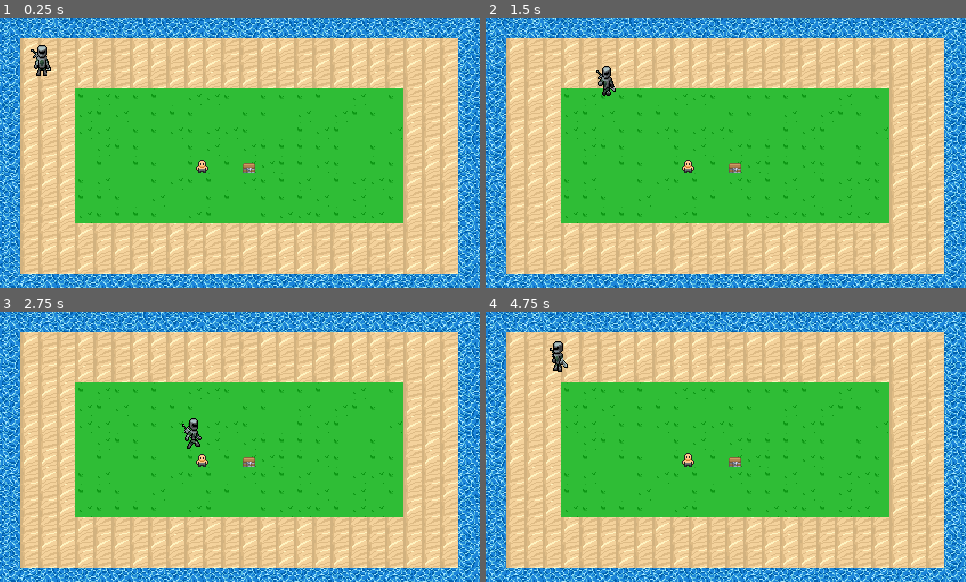
Above: before the commit, frames 1-4 (two rows, left to right).
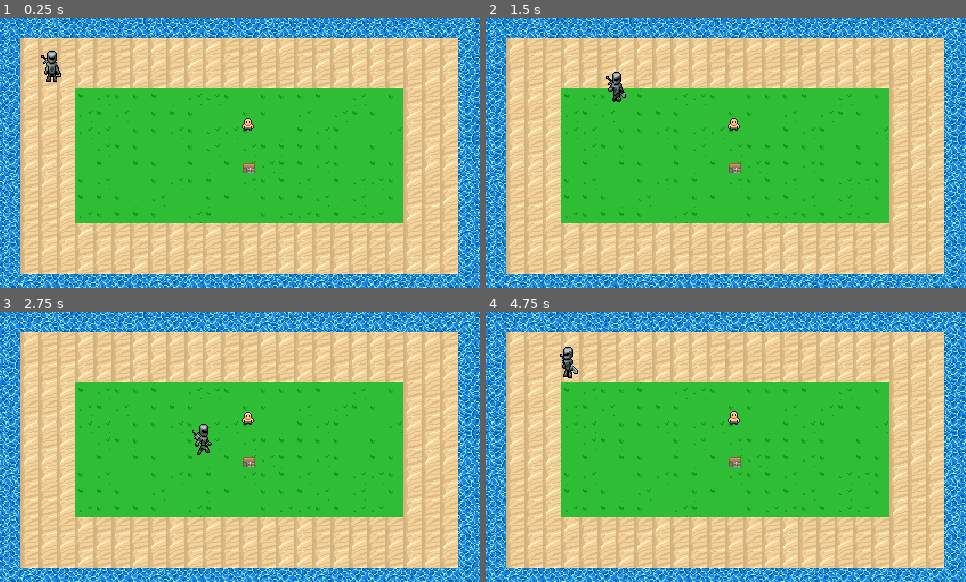
Above: after the commit, the same moments.

Repository: zombeez90/2DGame
Game: Godot game, scene res://maps/map.tscn
Same seed, same stepped clock (60 frames per second), same inputs: the game is played once before the commit and once after it.
Inputs:
- Up to frame 1 (0.25 s): no input
- Up to frame 2 (1.5 s): hold D (right) 0.53-1.28 s; tap Shift (shift) at 0.6, 1.35 s; hold S (down) from 1.28 s (still down)
- Up to frame 3 (2.75 s): release S (down) at 2.03 s; hold D (right) from 2.03 s (still down); tap Shift (shift) at 2.1 s
- Up to frame 4 (4.75 s): release D (right) at 2.78 s; hold W (up) 2.78-3.53 s; tap Shift (shift) at 2.85, 3.6, 4.35 s; hold A (left) from 3.53 s (still down)

The runs differ from the first frame. In frame 1, 0.7% of the frame differs, in the area x 6-53%, y 10-58%; in frame 2, 0.6%; in frame 3, 0.6%; in frame 4, 0.7%.

Commit message:
added player spwans for battles

Diff:
--- a/maps/battle.tscn
+++ /dev/null
@@ -1,14 +0,0 @@
-[gd_scene load_steps=4 format=3 uid="uid://epksgbnlefeu"]
-
-[ext_resource type="PackedScene" uid="uid://beyo6hy0vp0xk" path="res://maps/player.tscn" id="1_2vmrq"]
-[ext_resource type="PackedScene" uid="uid://bi6d0x7juyp36" path="res://maps/thing.tscn" id="2_fv7lx"]
-[ext_resource type="Script" path="res://scripts/thing2.gd" id="3_1efxy"]
-
-[node name="Battle" type="Node2D"]
-
-[node name="Player" parent="." instance=ExtResource("1_2vmrq")]
-position = Vector2(40, 32)
-
-[node name="mob1" parent="." instance=ExtResource("2_fv7lx")]
-position = Vector2(190, -5)
-script = ExtResource("3_1efxy")
--- a/maps/battle_manager.tscn
+++ b/maps/battle_manager.tscn
@@ -1,3 +1,10 @@
-[gd_scene format=3 uid="uid://5uf4474fh7db"]
+[gd_scene load_steps=4 format=3 uid="uid://epksgbnlefeu"]
 
-[node name="BattleManager" type="Node2D"]
+[ext_resource type="Script" path="res://scripts/battle_manager.gd" id="1_qsppg"]
+[ext_resource type="PackedScene" uid="uid://beyo6hy0vp0xk" path="res://maps/player.tscn" id="2_0ty6s"]
+[ext_resource type="PackedScene" uid="uid://bi6d0x7juyp36" path="res://maps/thing.tscn" id="3_mkp10"]
+
+[node name="battle_manager" type="Node2D"]
+script = ExtResource("1_qsppg")
+player_scene = ExtResource("2_0ty6s")
+enemy_scene = ExtResource("3_mkp10")
--- a/maps/map.tscn
+++ b/maps/map.tscn
@@ -1701,4 +1701,4 @@
 
 [node name="mob" parent="." instance=ExtResource("5_ubjse")]
 texture_filter = 1
-position = Vector2(45, 76)
+position = Vector2(248, 105)
--- a/maps/player.tscn
+++ b/maps/player.tscn
@@ -300,13 +300,13 @@
 
 [node name="Player" type="CharacterBody2D"]
 physics_interpolation_mode = 1
-position = Vector2(24, 17)
+position = Vector2(52, 52)
 scale = Vector2(0.997577, 0.994625)
 script = ExtResource("1_plkyp")
 
 [node name="AnimatedSprite2D" type="AnimatedSprite2D" parent="."]
 texture_filter = 1
-position = Vector2(18, 26)
+position = Vector2(-0.0534248, -3.14591)
 scale = Vector2(0.916667, 1)
 sprite_frames = SubResource("SpriteFrames_xx8pf")
 animation = &"idle"
@@ -316,5 +316,5 @@
 light_mask = 3
 visibility_layer = 3
 texture_filter = 1
-position = Vector2(18, 30)
+position = Vector2(-0.0534248, 0.854092)
 shape = SubResource("CapsuleShape2D_1rkb3")
--- a/maps/thing.tscn
+++ b/maps/thing.tscn
@@ -37,19 +37,19 @@
 height = 14.0
 
 [node name="Area2D" type="Area2D"]
-position = Vector2(272, 125)
+position = Vector2(343, 181)
 scale = Vector2(1.00502, 1)
 script = ExtResource("1_xufad")
 
 [node name="mob" type="AnimatedSprite2D" parent="."]
-position = Vector2(156, 71)
+position = Vector2(-1.52588e-05, 0)
 sprite_frames = SubResource("SpriteFrames_g7ptv")
 animation = &"idle_mob"
 autoplay = "idle_mob"
 frame_progress = 0.945297
 
 [node name="CollisionShape2D" type="CollisionShape2D" parent="."]
-position = Vector2(156, 72)
+position = Vector2(-1.52588e-05, 0)
 shape = SubResource("CapsuleShape2D_0tn6e")
 
 [connection signal="body_entered" from="." to="." method="_on_body_entered"]
--- a/scripts/BaseEnemy.gd
+++ b/scripts/BaseEnemy.gd
@@ -16,4 +16,4 @@
 	print("Enemy position saved: ", Global.last_enemy_position)
 
 	# Transition to the battle scene
-	get_tree().change_scene_to_file("res://maps/battle.tscn")
+	get_tree().change_scene_to_file("res://maps/battle_manager.tscn")
--- /dev/null
+++ b/scripts/Health.gd
@@ -0,0 +1,20 @@
+extends Node
+
+@export var max_health: int = 100
+var current_health: int
+
+func _ready():
+	current_health = max_health
+
+func take_damage(damage: int) -> void:
+	current_health -= damage
+	print("Current health: ", current_health)
+	if current_health <= 0:
+		die()
+
+func heal(amount: int) -> void:
+	current_health = min(current_health + amount, max_health)
+
+func die() -> void:
+	print("Entity has died.")
+	queue_free()
--- /dev/null
+++ b/scripts/battle_manager.gd
@@ -0,0 +1,115 @@
+extends Node2D
+
+@export var player_scene: PackedScene
+@export var enemy_scene: PackedScene
+const MARKER_SIZE = Vector2(25, 25)
+var player_spawn_points: Array = []
+var enemy_spawn_points: Array = []
+
+# Constants for grid configuration
+@export var  PLAYER_SPAWN_POINTS : Array = [
+	Vector2(125, 50),  # Front row, left side
+	Vector2(125, 125),  # Front row, left side
+	Vector2(125, 200),  # Front row, left side
+
+	Vector2(50, 50),  # Back row, left side
+	Vector2(50, 125),  # Back row, left side
+	Vector2(50, 200)   # Back row, left side
+]
+
+@export var ENEMY_SPAWN_POINTS : Array = [
+	Vector2(325, 50),   # Front row, right side
+	Vector2(325, 125),   # Front row, right side
+	Vector2(325, 200),  # Front row, right side
+
+	Vector2(400, 50),   # Back row, right side
+	Vector2(400, 125),   # Back row, right side
+	Vector2(400, 200)   # Back row, right side
+]
+
+func _ready():
+	print("Setting up battle...")
+	setup_battle()
+	print("Battle setup complete")
+
+func setup_battle() -> void:
+	print("Creating spawns...")
+	create_spawns()
+
+	# visualize_spawn_markers() for debugging
+	visualize_spawn_markers()
+
+	print("Spawns complete!")
+	print("Creating players...")
+	spawn_players(3)
+	print("Players complete!")
+	print("Creating enemies...")
+	spawn_enemies(3)
+	print("Enemies complete!")
+
+func create_spawns() -> void:
+	print("Creating player spawns...")
+	var player_rows = ["F", "F", "F", "B", "B", "B"]
+
+	for i in range(len(PLAYER_SPAWN_POINTS)):
+		var pos = PLAYER_SPAWN_POINTS[i]
+		var row = player_rows[i]
+		print("Processing player position: ", pos, " with label: ", i + 1)
+		if pos.x >= 0 and pos.x <= 475 and pos.y >= 0 and pos.y <= 275:
+			player_spawn_points.append([pos, row])
+			print("Player spawn point added at: ", pos, " with label: ", i + 1, " Row: ", row)
+		else:
+			print("Player position out of bounds: ", pos)
+
+	print("Creating enemy spawns...")
+	var enemy_rows = ["F", "F", "F", "B", "B", "B"]
+	for i in range(len(ENEMY_SPAWN_POINTS)):
+		var pos = ENEMY_SPAWN_POINTS[i]
+		var row = enemy_rows[i]
+		print("Processing enemy position: ", pos, " with label: ", i + 1)
+		if pos.x >= 0 and pos.x <= 475 and pos.y >= 0 and pos.y <= 275:
+			enemy_spawn_points.append([pos, row])
+			print("Enemy spawn point added at: ", pos, " with label: ", i + 1, " Row: ", row)
+		else:
+			print("Enemy position out of bounds: ", pos)
+
+func create_visual_markers(spawn_points: Array, color: Color) -> void:
+	for i in range(len(spawn_points)):
+		var pos = spawn_points[i][0]
+		var row = spawn_points[i][1]
+		var marker = ColorRect.new()
+		marker.color = color
+		marker.size = MARKER_SIZE
+		marker.position = pos - MARKER_SIZE / 2
+		add_child(marker)
+
+		var label = Label.new()
+		label.text = str(i + 1) + " (" + row + ")"
+		label.position = pos
+		label.z_index = 1
+		add_child(label)
+		print("Marker created at: ", pos, " with color: ", color)
+
+func visualize_spawn_markers() -> void:
+	create_visual_markers(player_spawn_points, Color(0, 0, 1, 0.25))  # Blue markers for players
+	create_visual_markers(enemy_spawn_points, Color(1, 0, 0, 0.25))  # Red markers for enemies
+
+
+
+func spawn_players(count: int) -> void:
+	var spawn_points = player_spawn_points.slice(0, count)  # Select only the number needed
+	for i in range(count):
+		var player = player_scene.instantiate()
+		var spawn_point = spawn_points[i]
+		player.position = spawn_point[0]
+		add_child(player)
+		print("Player spawned at position: ", player.position)
+
+func spawn_enemies(count: int) -> void:
+	var spawn_points = enemy_spawn_points.slice(0, count)  # Select only the number needed
+	for i in range(count):
+		var enemy = enemy_scene.instantiate()
+		var spawn_point = spawn_points[i]
+		enemy.position = spawn_point[0]
+		add_child(enemy)
+		print("Player spawned at position: ", enemy.position)
--- a/scripts/player1.gd
+++ b/scripts/player1.gd
@@ -3,6 +3,8 @@
 @export var speed: int = 50
 @export var shift_mod: int = 25
 @onready var sprite = $AnimatedSprite2D
+@onready var health_component = $Health  # Assuming Health.gd is attached to a child node called "Health"
+
 
 const INPUT_LEFT = "left"
 const INPUT_RIGHT = "right"
@@ -60,3 +62,12 @@
 		sprite.play("walk_down")
 	else:
 		sprite.play("idle")
+# Handle the player taking damage via the health component
+func take_damage(damage: int):
+	health_component.take_damage(damage)
+
+# Player's attack action during battle
+func attack_enemy(enemy):
+	var damage = 10
+	enemy.take_damage(damage)
+	print("Player attacked the enemy for ", damage, " damage!")
--- a/scripts/thing.gd
+++ b/scripts/thing.gd
@@ -5,4 +5,4 @@
 	if body.name == "Player":
 		Global.player_position = body.get_global_position()
 		print("Player position saved: ", Global.player_position)
-		get_tree().change_scene_to_file("res://maps/battle.tscn")
+		get_tree().change_scene_to_file("res://maps/battle_manager.tscn")
--- a/scripts/thing2.gd
+++ b/scripts/thing2.gd
@@ -1,4 +1,7 @@
 extends Area2D
+
+@onready var health_component = $Health  # Assuming Health.gd is attached to a child node called "Health"
+
 
 func _on_body_entered(body: Node2D) -> void:
 	print("fuck u 2!")
